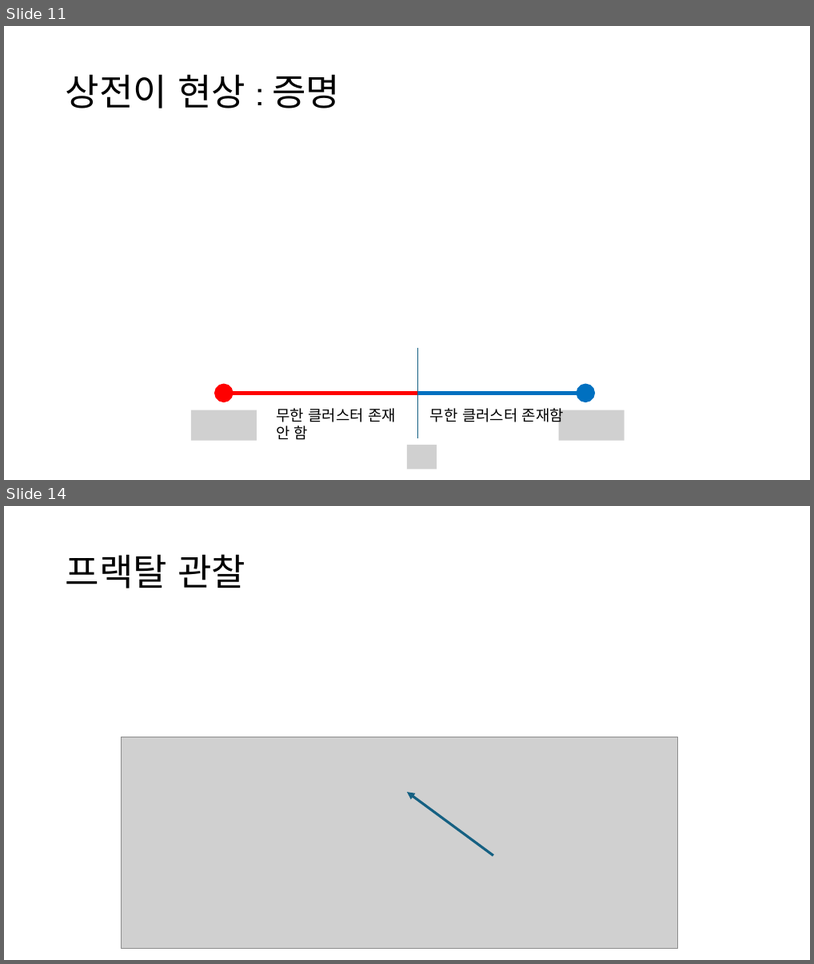
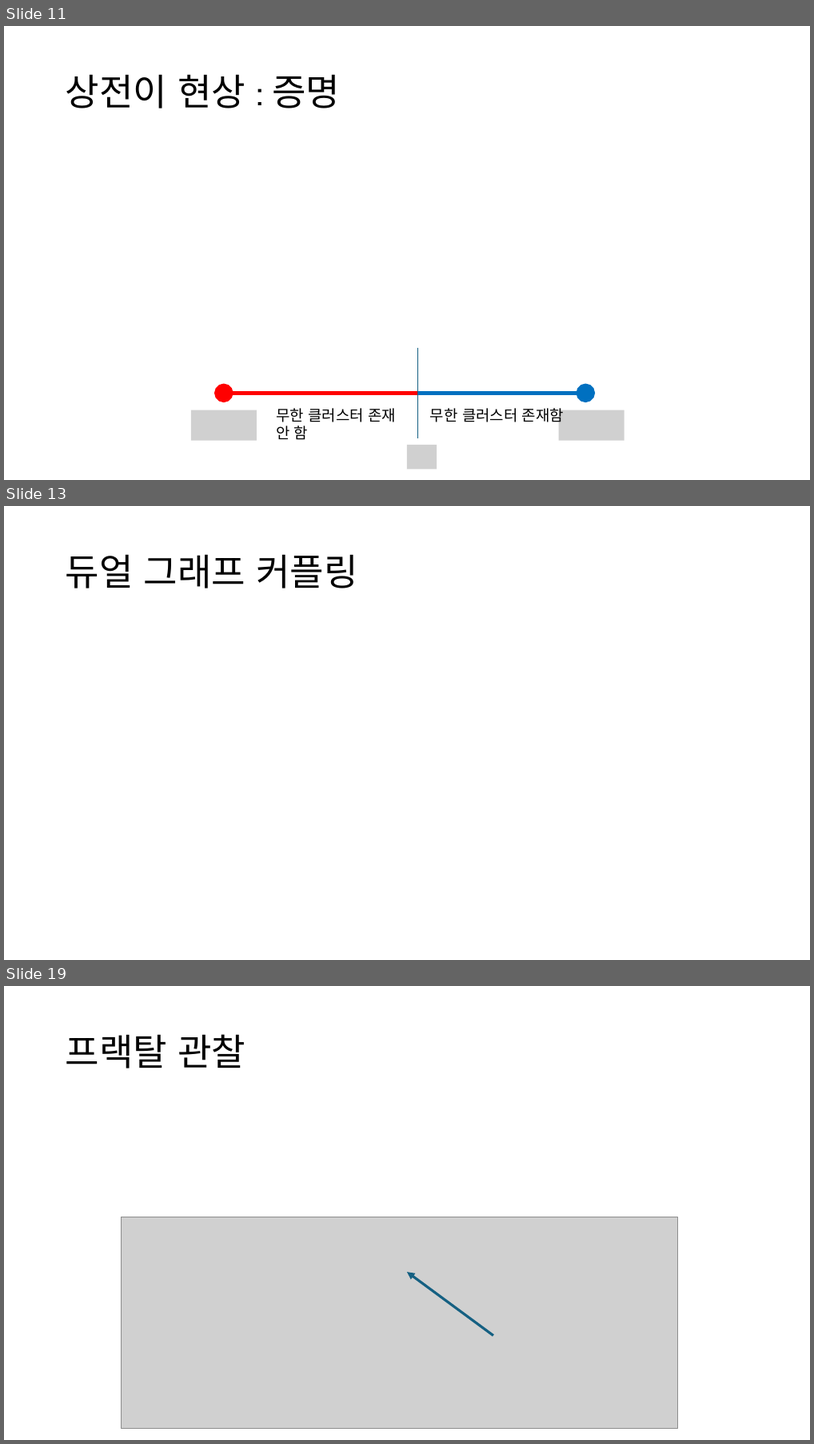
Before and after one commit to singrum/percolation-model, a slide deck: percolation.pptx. Shown one above the other, each under a label of ours: slides 11 and 14 before the commit, slides 11, 13 and 19 after it; the slides between them are not shown. The pictures are 814x964 and 814x1444 pixels, drawn with LibreOffice and Linux fonts; fonts in the diff are those of the drawing; grey boxes stand for pictures. Boxes give left, top, right and bottom in pixels: in the first picture for what was removed or moved away, otherwise in the second. Text is boxed around its words. In the diff, an @@ line names an element or a change of style, - is before the commit and + after.

```diff
--- a/percolation.pptx
+++ b/percolation.pptx
@@ slide 13 added at [4, 506, 810, 960], background #FFFFFF @@
@@ title added at [66, 554, 358, 588], 44 pt, text #000000 @@
+듀얼 그래프 커플링
@@ what was slide 14 is now slide 19 @@
```
Also in this commit, not shown: 5 slides changed, 6 other slides added, 2 slides removed, 1 other file.
